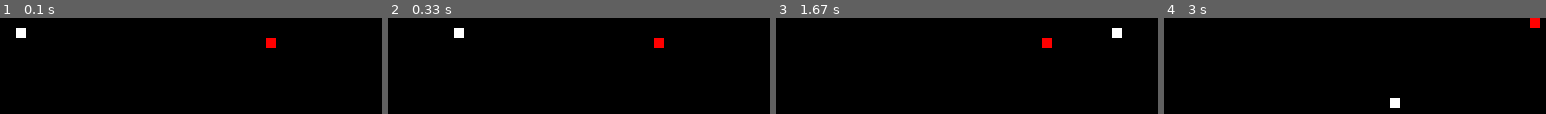
Above: before the commit, frames 1-4 (left to right).
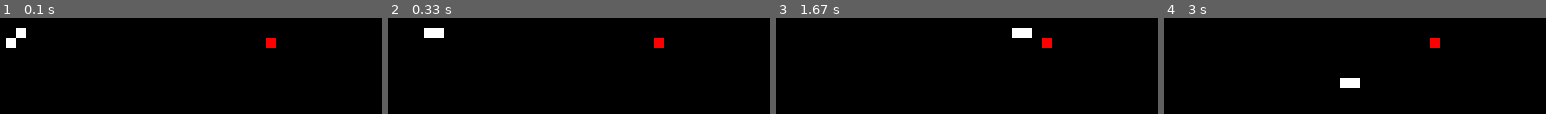
Above: after the commit, the same moments.

Repository: jimmynando/snakePygame
Game: pygame game, started from index.py
Two runs of this game, one before a commit and one after it. Both use one fixed random seed, a clock stepped at 60 frames per second and the inputs below.
Inputs:
- Up to frame 1 (0.1 s): no input
- Up to frame 2 (0.33 s): no input
- Up to frame 3 (1.67 s): hold Right 0.33-0.8 s
- Up to frame 4 (3 s): hold Left 1.83-2.37 s; hold Down 2.4-2.7 s; hold Left from 2.73 s (still down)

The runs differ from the first frame. In frame 1, 0.3% of the frame differs, in the area x 1-5%, y 20-32%; in frame 2, 0.8%; in frame 3, 0.8%; in frame 4, 1.4%, in the area x 46-99%, y 0-94%.

Commit message:
almost done

Diff:
--- a/index.py
+++ b/index.py
@@ -1,4 +1,5 @@
 import pygame
+
 # pip install --trusted-host pypi.org --trusted-host files.pythonhosted.org pygame
 from random import *
 
@@ -9,19 +10,25 @@
 direction = "RIGHT"
 x = 10
 y = 10
+colorSnake = (255, 255, 255)
+snakeBody = [(10, 10), (10, 20), (10, 30)]
+snake = pygame.Surface((x, y))
+snake.fill(colorSnake)
 
-xObs = randrange(0, 400, 10)
-yObs = randrange(0, 300, 10)
-colorObs = (255, 0, 0)
+xEnemy = randrange(0, 400, 10)
+yEnemy = randrange(0, 300, 10)
+colorEnemy = (255, 0, 0)
+enemy = pygame.Surface((10, 10))
+enemy.fill(colorEnemy)
 
 clock = pygame.time.Clock()
 
-colorSnake = (255,255,255)
 
-tamanho = 10
+def updateEnemy():
+    global xEnemy, yEnemy
+    xEnemy = randrange(0, 400, 10)
+    yEnemy = randrange(0, 300, 10)
 
-def desenha(screen, color, x,y,l,a):
-    pygame.draw.rect(screen, color, (x,y, l, a))
 
 while not done:
     for event in pygame.event.get():
@@ -30,31 +37,46 @@
 
     pressed = pygame.key.get_pressed()
 
-    if pressed[pygame.K_UP]: direction = "UP"
-    if pressed[pygame.K_DOWN]: direction = "DOWN"
-    if pressed[pygame.K_LEFT]: direction = "LEFT"
-    if pressed[pygame.K_RIGHT]: direction = "RIGHT"
+    if pressed[pygame.K_UP]:
+        direction = "UP"
+    if pressed[pygame.K_DOWN]:
+        direction = "DOWN"
+    if pressed[pygame.K_LEFT]:
+        direction = "LEFT"
+    if pressed[pygame.K_RIGHT]:
+        direction = "RIGHT"
 
-    if direction=="UP": y -= 10
-    if direction=="DOWN": y += 10
-    if direction=="LEFT": x -= 10
-    if direction=="RIGHT": x += 10
+    if direction == "UP":
+        snakeBody[0] = (snakeBody[0][0], snakeBody[0][1] - 10)
+    if direction == "DOWN":
+        snakeBody[0] = (snakeBody[0][0], snakeBody[0][1] + 10)
+    if direction == "LEFT":
+        snakeBody[0] = (snakeBody[0][0] - 10, snakeBody[0][1])
+    if direction == "RIGHT":
+        snakeBody[0] = (snakeBody[0][0] + 10, snakeBody[0][1])
 
-    tamanho += 10
+    for i in range(len(snakeBody) - 1, 0, -1):
+        snakeBody[i] = snakeBody[i - 1]
 
     screen.fill((0, 0, 0))
 
-    if (x, y) == (xObs, yObs):
-        xObs = randrange(0, 400, 10)
-        yObs = randrange(0, 300, 10)
+    if (snakeBody[0][0], snakeBody[0][1]) == (xEnemy, yEnemy):
+        updateEnemy()
+        newPeace = (
+            snakeBody[len(snakeBody) - 1][0],
+            snakeBody[len(snakeBody) - 1][1] + 10,
+        )
+        snakeBody.append(newPeace)
 
-    if x == 400 or x == 0:
+    if snakeBody[0][0] == 390 or snakeBody[0][0] == 0:
         done = True
-    if y == 300 or y == 0:
+    if snakeBody[0][1] == 290 or snakeBody[0][1] == 0:
         done = True
 
-    desenha(screen, colorSnake, x, y, 10, 10)
-    desenha(screen, colorObs, xObs, yObs, 10, 10)
+    for pos in snakeBody:
+        screen.blit(snake, pos)
 
-    clock.tick(20)
+    screen.blit(enemy, (xEnemy, yEnemy))
+
+    clock.tick(15)
     pygame.display.update()
